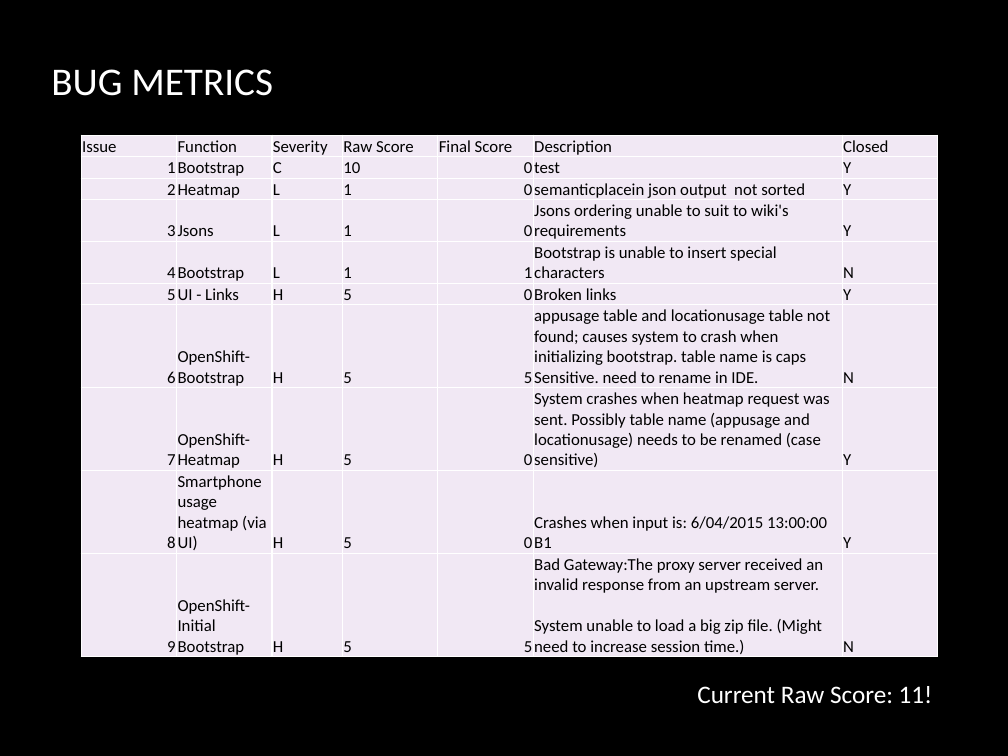
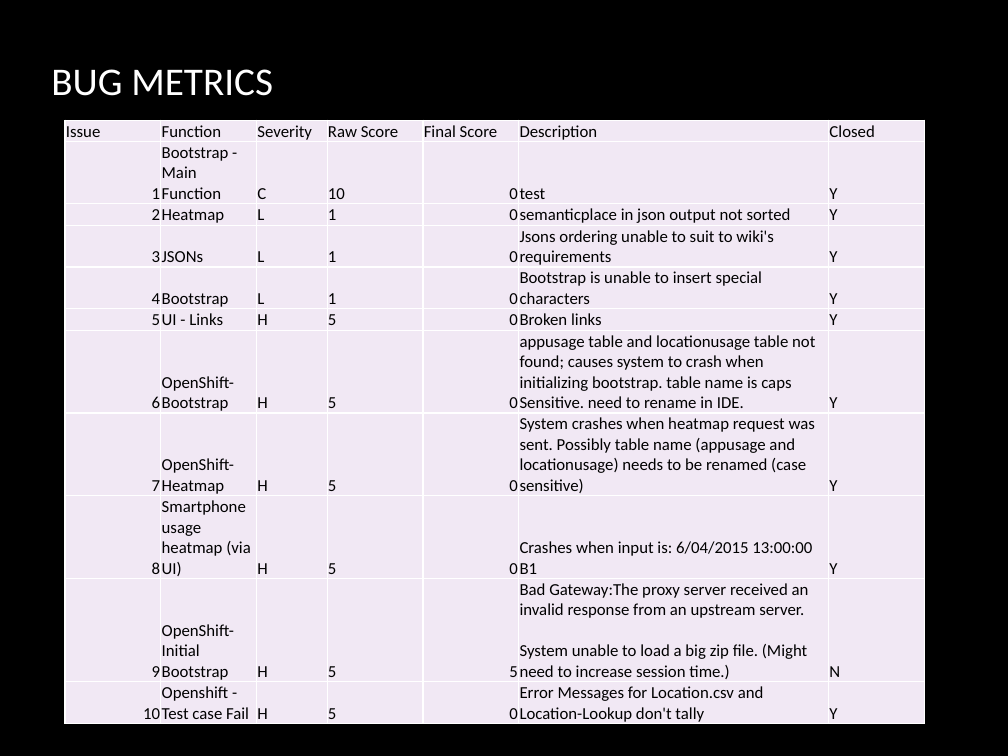
Before and after one commit to jerots/SMUAnalytics, a slide deck: slide 26 of presentations/Supervisor Review (week 9).pptx. Drawn at 1008x756 pixels with LibreOffice and Linux fonts; fonts in the diff are those of the drawing; background and template pictures are left out. Boxes give left, top, right and bottom in pixels: in the first picture for what was removed or moved away, otherwise in the second. Text is boxed around its words. In the diff, an @@ line names an element or a change of style, - is before the commit and + after.

Commit message:
Created test cases for Add Batch Updated Bug metrics Updated Presentation for Supervisor Meeting with bug Metrics

```diff
--- a/presentations/Supervisor Review (week 9).pptx
+++ b/presentations/Supervisor Review (week 9).pptx
@@ table at <box>66,120,925,726</box> @@
-row 2, column 2: Bootstrap
+row 2, column 2: Bootstrap - Main Function
-row 3, column 6: semanticplacein json output not sorted
+row 3, column 6: semanticplace in json output not sorted
-row 4, column 2: Jsons
+row 4, column 2: JSONs
-row 5, column 5: 1
+row 5, column 5: 0
-row 5, column 7: N
+row 5, column 7: Y
-row 7, column 5: 5
+row 7, column 5: 0
-row 7, column 7: N
+row 7, column 7: Y
+row 11: 10 | Openshift - Test case Fail | H | 5 | 0 | Error Messages for Location.csv and Location-Lookup don't tally | Y
@@ table: place and size @@
-table at <box>82,135,940,659</box>
+table at <box>66,120,925,726</box>
@@ text removed at <box>697,686,933,703</box> @@
-Current Raw Score: 11!
```
Also in this commit, not shown: 1 other slide changed, 2 slides added, 6 other files.
